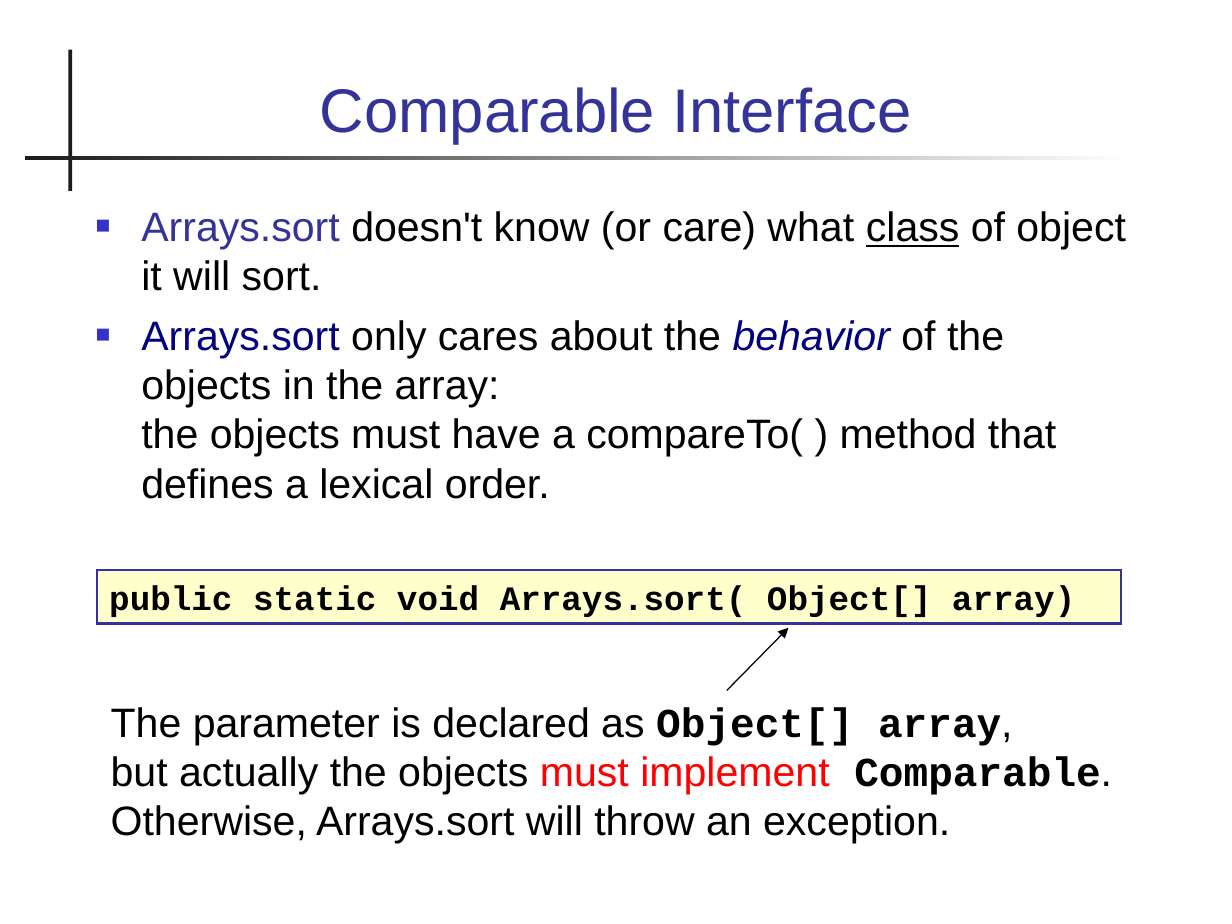
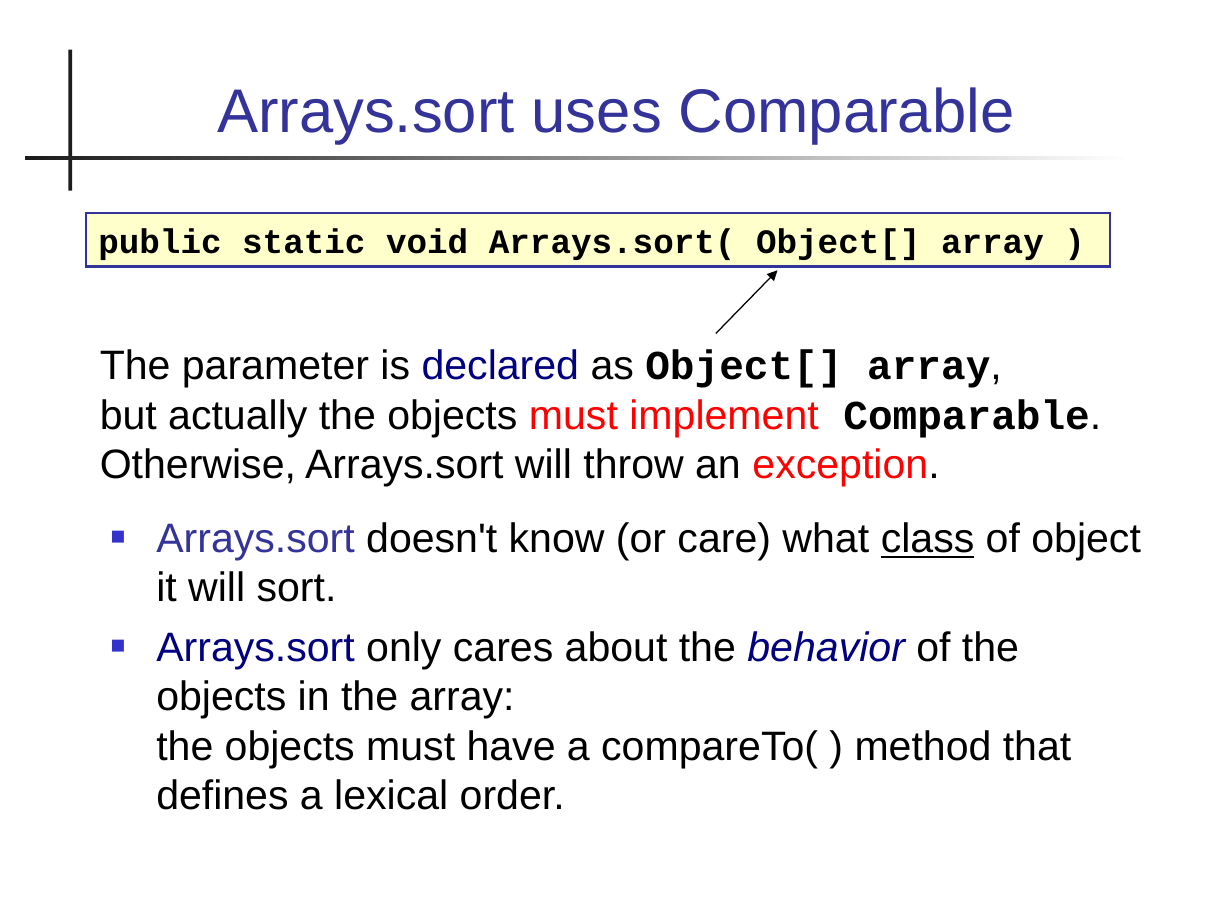
Before and after one commit to skeoop/skeoop.github.io, a slide deck: slide 8 of week3/Lexical-Order-and-Sorting.ppt. Drawn at 1232x924 pixels with LibreOffice and Linux fonts; fonts in the diff are those of the drawing. Boxes give left, top, right and bottom in pixels: in the first picture for what was removed or moved away, otherwise in the second. Text is boxed around its words. In the diff, an @@ line names an element or a change of style, - is before the commit and + after.

```diff
--- a/week3/Lexical-Order-and-Sorting.ppt
+++ b/week3/Lexical-Order-and-Sorting.ppt
@@ title at [217,87,1014,144]: text changed @@
-Comparable Interface
+Arrays.sort uses Comparable
@@ rectangle "public static void Arrays.sort( Object[] ...": place and size @@
-rectangle "public static void Arrays.sort( Object[] ..." at [97,570,1121,625]
+rectangle "public static void Arrays.sort( Object[] ..." at [86,213,1110,267]
@@ text in rectangle at [98,228,1044,260]: spaces changed @@
-public static void Arrays.sort( Object[] array)
+public static void Arrays.sort( Object[] array )
@@ arrow moved from (727, 690) - (788, 628) to (716, 334) - (777, 270) @@
@@ text "The parameter is declared as ...": place and size @@
-text "The parameter is declared as ..." at [111,707,1112,843]
+text "The parameter is declared as ..." at [100,349,1101,486]
@@ text "The parameter is declared as ..." at [100,349,1101,486]: text colour #000000 to #000080 in "declared"; text colour #000000 to #FF0000 in "exception." @@
@@ text "Arrays.sort doesn't know (or care) ...": place and size @@
-text "Arrays.sort doesn't know (or care) ..." at [141,211,1126,499]
+text "Arrays.sort doesn't know (or care) ..." at [156,522,1141,810]
```
Also in this commit, not shown: 7 other slides changed, 10 slides added, 1 slide removed, 1 other file.
